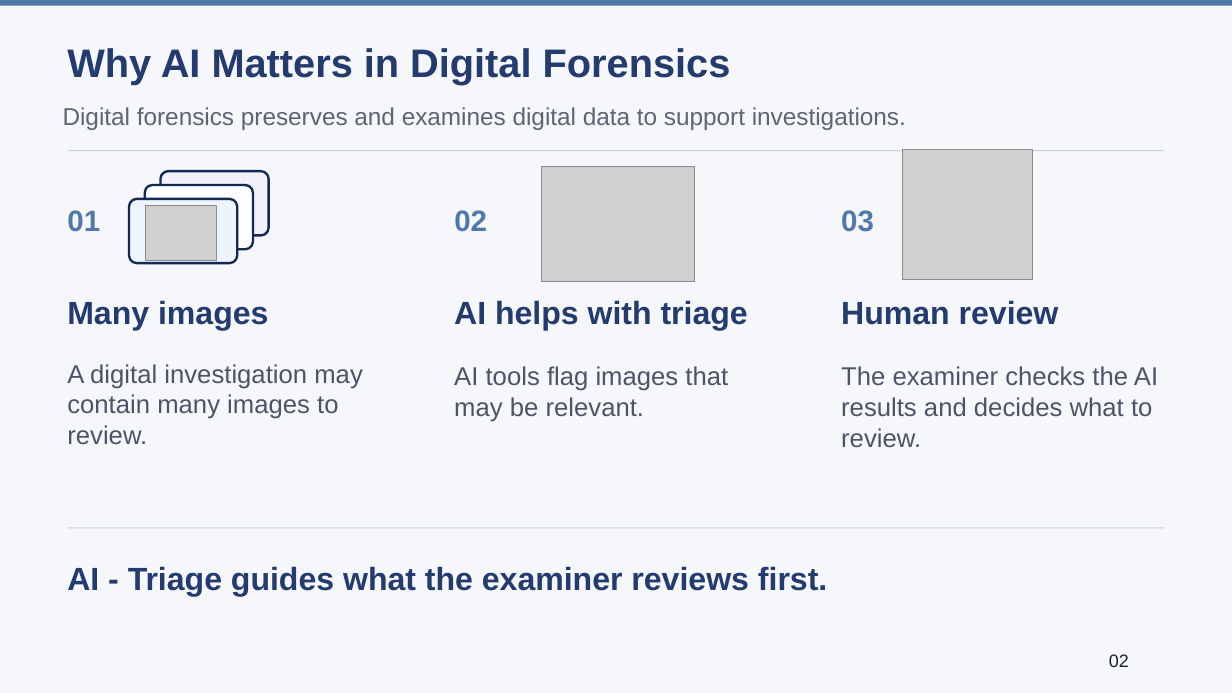
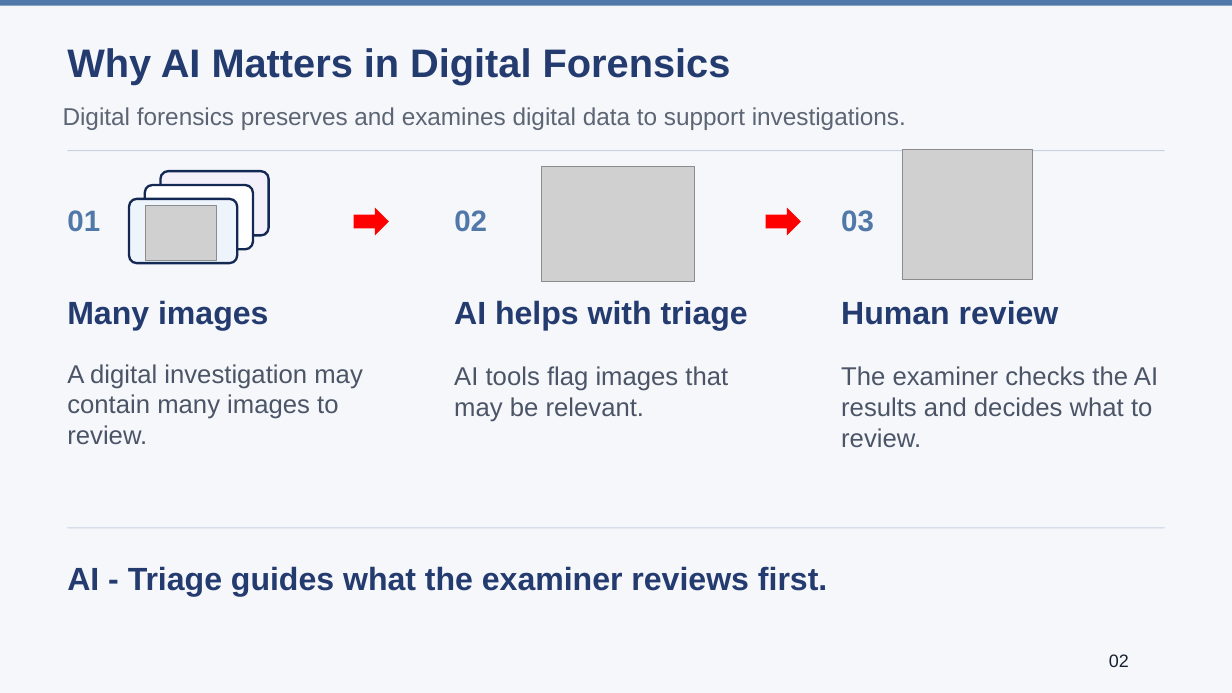
Before and after one commit to lmolinario/Molinario_Thesis_Defense_2026, a slide deck: slide 2 of Molinario_Thesis_Defense_2026.pptx. Drawn at 1232x693 pixels with LibreOffice and Linux fonts; fonts in the diff are those of the drawing; grey boxes stand for pictures. Boxes give left, top, right and bottom in pixels: in the first picture for what was removed or moved away, otherwise in the second. Text is boxed around its words. In the diff, an @@ line names an element or a change of style, - is before the commit and + after.

```diff
--- a/Molinario_Thesis_Defense_2026.pptx
+++ b/Molinario_Thesis_Defense_2026.pptx
@@ right arrow added at (354, 208, 389, 236), fill #FF0000 @@
@@ right arrow added at (766, 208, 801, 236), fill #FF0000 @@
```
Also in this commit, not shown: 1 other slide changed.
